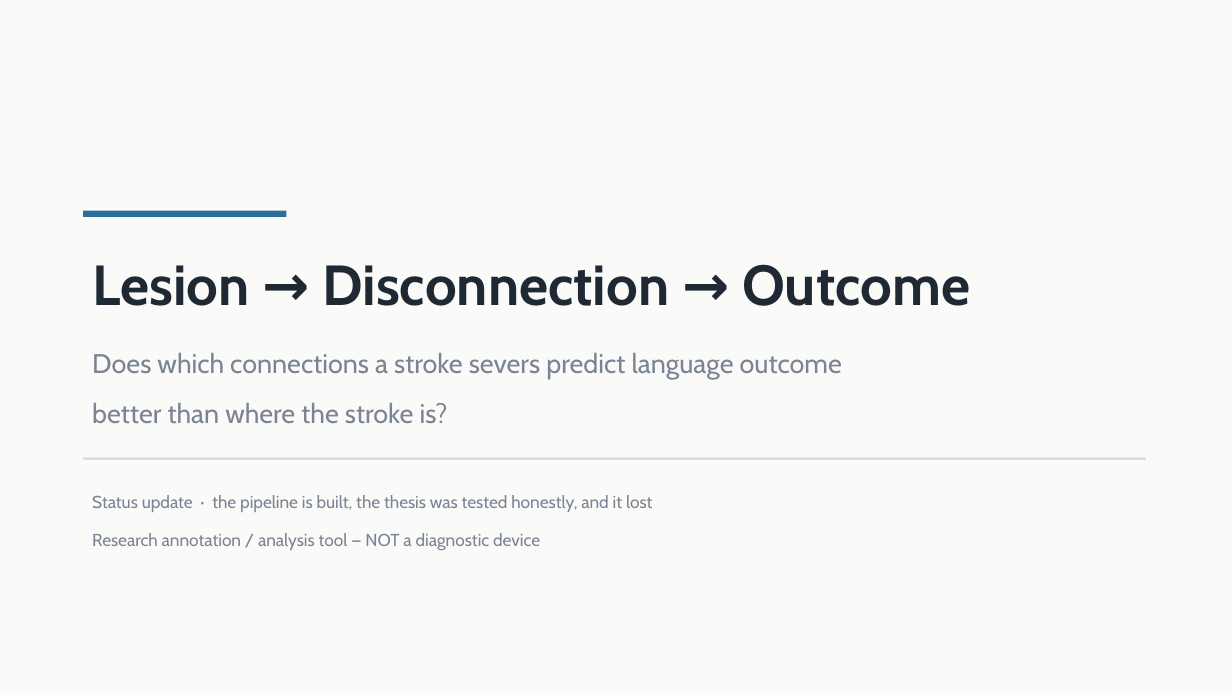
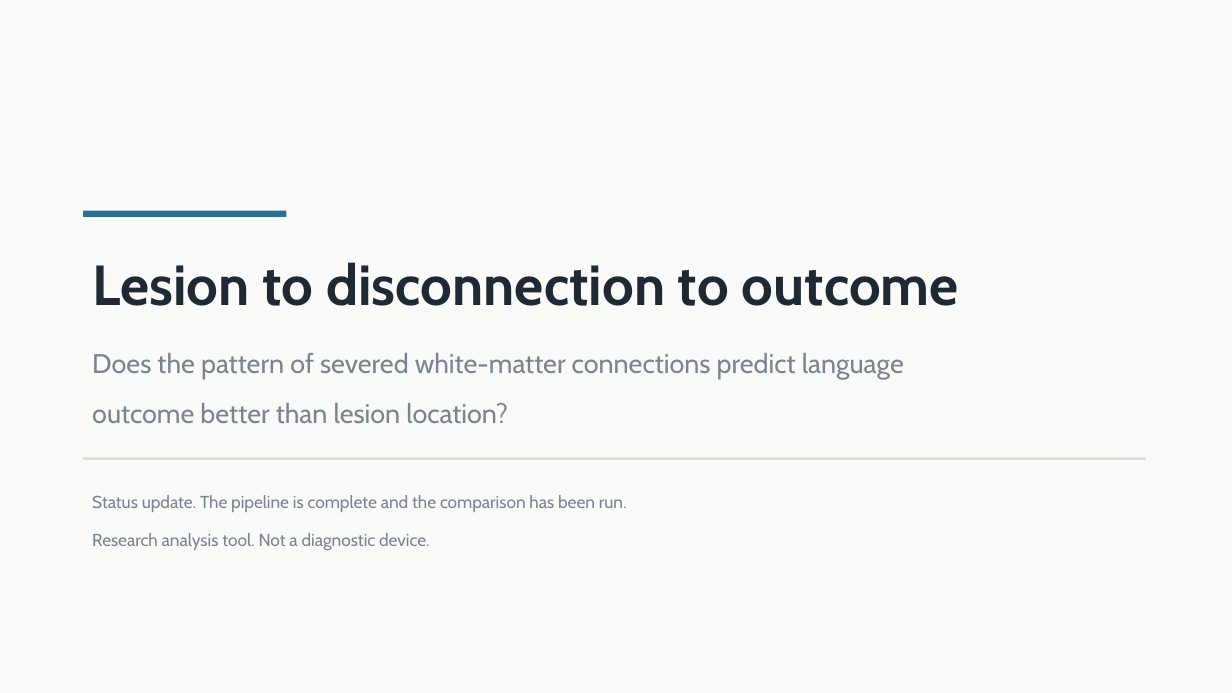
Before and after one commit to Manas-Maahir/SLP, a slide deck: slide 1 of docs/Lesion_Disconnection_Status.pptx. Drawn at 1232x693 pixels with LibreOffice and Linux fonts; fonts in the diff are those of the drawing. Boxes give left, top, right and bottom in pixels: in the first picture for what was removed or moved away, otherwise in the second. Text is boxed around its words. In the diff, an @@ line names an element or a change of style, - is before the commit and + after.

```diff
--- a/docs/Lesion_Disconnection_Status.pptx
+++ b/docs/Lesion_Disconnection_Status.pptx
@@ text at (x1=92, y1=262, x2=959, y2=306): text changed @@
-Lesion → Disconnection → Outcome
+Lesion to disconnection to outcome
@@ text at (x1=92, y1=353, x2=904, y2=423): text changed @@
-Does which connections a stroke severs predict language outcome
-better than where the stroke is?
+Does the pattern of severed white-matter connections predict language
+outcome better than lesion location?
@@ text at (x1=92, y1=495, x2=627, y2=550): text changed @@
-Status update · the pipeline is built, the thesis was tested honestly, and it lost
-Research annotation / analysis tool — NOT a diagnostic device
+Status update. The pipeline is complete and the comparison has been run.
+Research analysis tool. Not a diagnostic device.
```
Also in this commit, not shown: 14 other slides changed, 1 other file.
